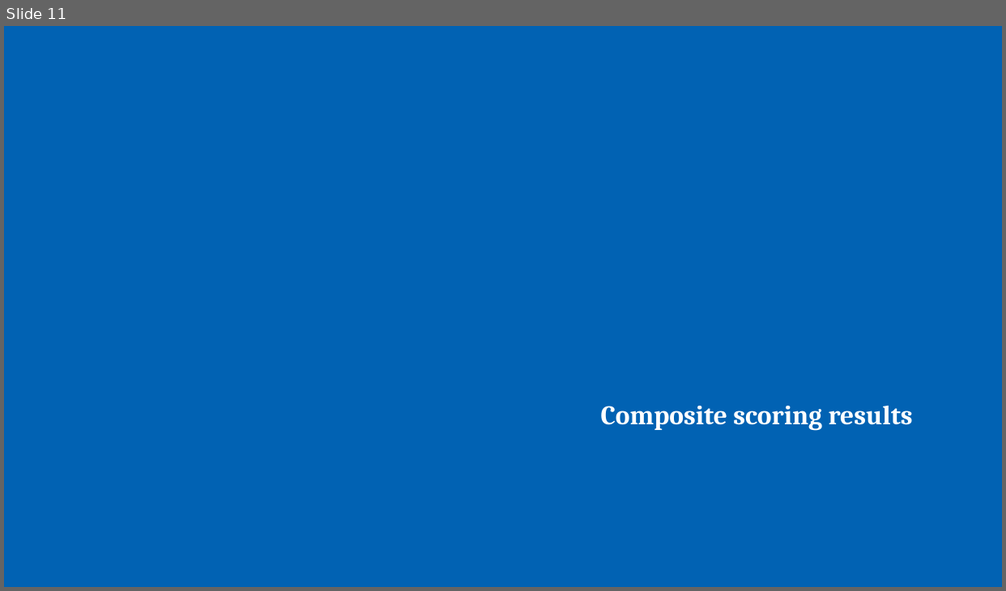
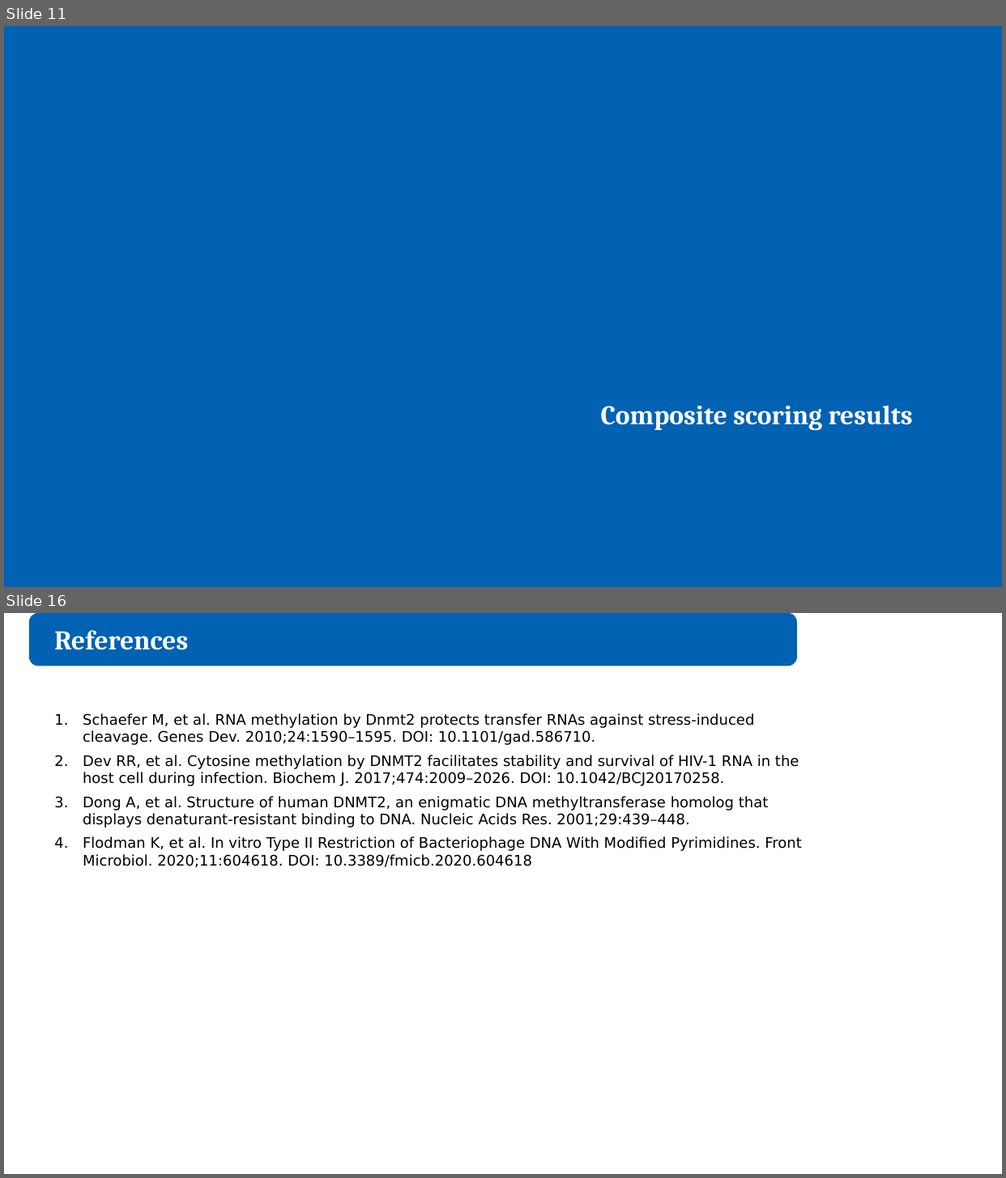
Before and after one commit to juliandeanmoran/BISSH, a slide deck: reports/2026-08-28_projectUpdate_3/2026-08-28_projectUpdate_3_jmoran.pptx. Shown one above the other, each under a label of ours: slide 11 before the commit, slides 11 and 16 after it; the slides between them are not shown. The pictures are 1006x591 and 1006x1178 pixels, drawn with LibreOffice and Linux fonts; fonts in the diff are those of the drawing. Boxes give left, top, right and bottom in pixels: in the first picture for what was removed or moved away, otherwise in the second. Text is boxed around its words. In the diff, an @@ line names an element or a change of style, - is before the commit and + after.

Commit message:
Added slide about top structural homology hits.

```diff
--- a/reports/2026-08-28_projectUpdate_3/2026-08-28_projectUpdate_3_jmoran.pptx
+++ b/reports/2026-08-28_projectUpdate_3/2026-08-28_projectUpdate_3_jmoran.pptx
@@ slide 16 added at (4,613,1002,1174), background #FFFFFF @@
@@ rounded rectangle added at (29,614,796,666), fill #0162B3, outline #0162B3 1.5 pt @@
@@ text added at (54,630,188,650), 26 pt, text #FFFFFF, bold @@
+References
@@ text added at (83,713,802,867), 14 pt, text #000000 @@
+1. Schaefer M, et al. RNA methylation by Dnmt2 protects transfer RNAs against stress-induced cleavage. Genes Dev. 2010;24:1590–1595. DOI: 10.1101/gad.586710.
+2. Dev RR, et al. Cytosine methylation by DNMT2 facilitates stability and survival of HIV-1 RNA in the host cell during infection. Biochem J. 2017;474:2009–2026. DOI: 10.1042/BCJ20170258.
+3. Dong A, et al. Structure of human DNMT2, an enigmatic DNA methyltransferase homolog that displays denaturant-resistant binding to DNA. Nucleic Acids Res. 2001;29:439–448.
+4. Flodman K, et al. In vitro Type II Restriction of Bacteriophage DNA With Modified Pyrimidines. Front Microbiol. 2020;11:604618. DOI: 10.3389/fmicb.2020.604618
```
Also in this commit, not shown: 3 slides changed, 4 other slides added, 1 slide removed, 5 other files.
